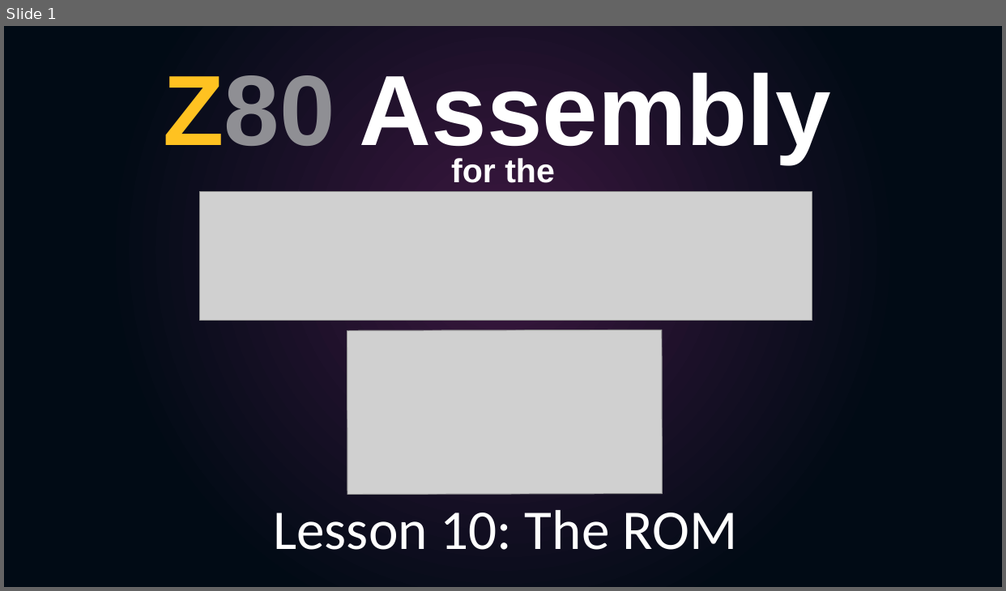
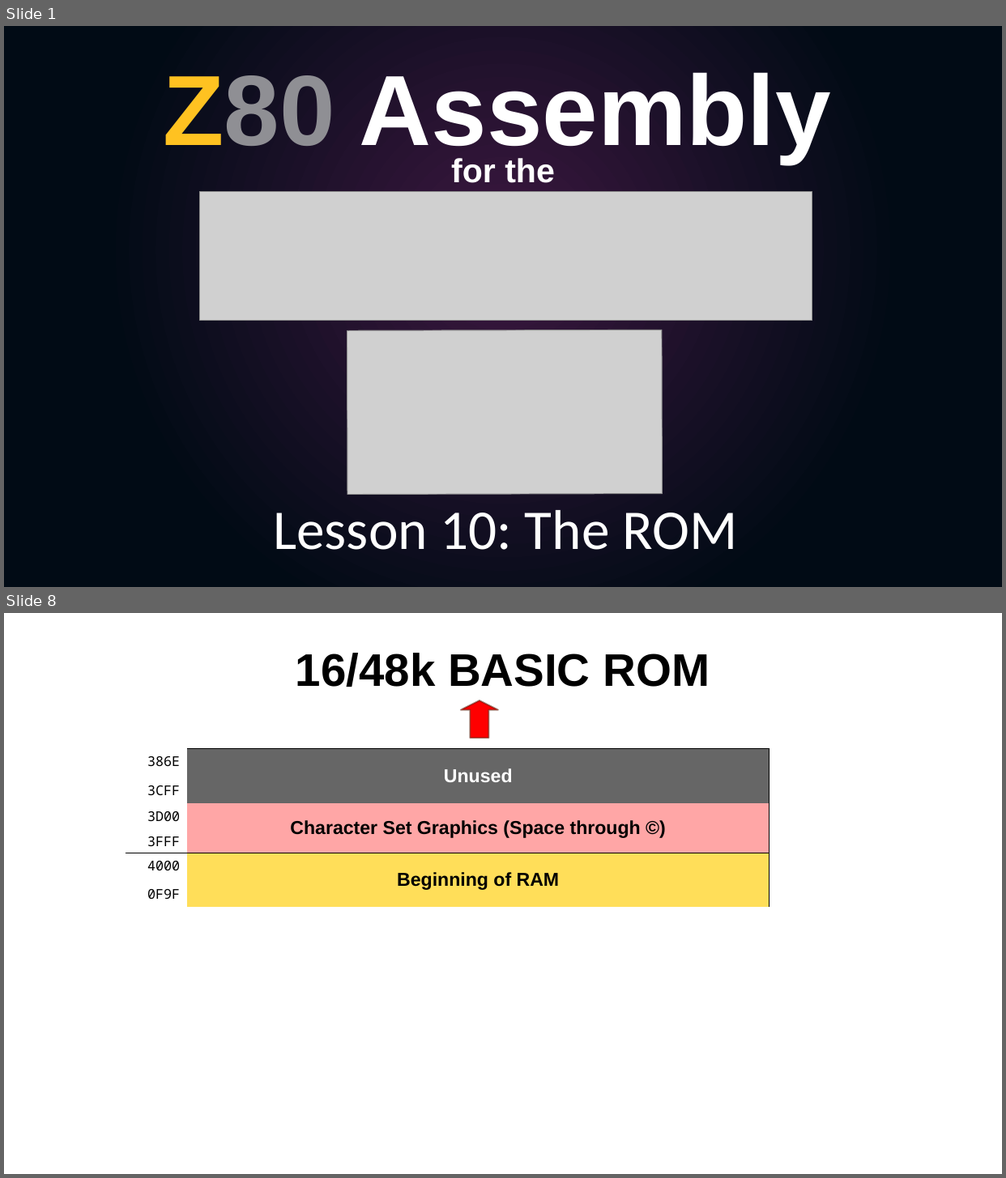
Before and after one commit to SlithyMatt/zxs-assembly-tutorial, a slide deck: Lesson10/Lesson10.odp. Shown one above the other, each under a label of ours: slide 1 before the commit, slides 1 and 8 after it; the slides between them are not shown. The pictures are 1006x591 and 1006x1178 pixels, drawn with LibreOffice and Linux fonts; fonts in the diff are those of the drawing; grey boxes stand for pictures. Boxes give left, top, right and bottom in pixels: in the first picture for what was removed or moved away, otherwise in the second. Text is boxed around its words. In the diff, an @@ line names an element or a change of style, - is before the commit and + after.

```diff
--- a/Lesson10/Lesson10.odp
+++ b/Lesson10/Lesson10.odp
@@ slide 8 added at (x1=4, y1=613, x2=1002, y2=1174), background #FFFFFF @@
@@ title added at (x1=296, y1=653, x2=710, y2=687), 44 pt, text #000000, bold @@
+16/48k BASIC ROM
@@ down arrow added at (x1=461, y1=700, x2=498, y2=738), fill #FF0000, outline #50200C 1.45 pt @@
@@ table added at (x1=126, y1=748, x2=769, y2=905), 6 rows, 2 columns @@
+386E | Unused
+3CFF | 
+3D00 | Character Set Graphics (Space through ©)
+3FFF | 
+4000 | Beginning of RAM
+0F9F | 
```
Also in this commit, not shown: 2 slides changed, 11 other slides added, 2 slides removed.
